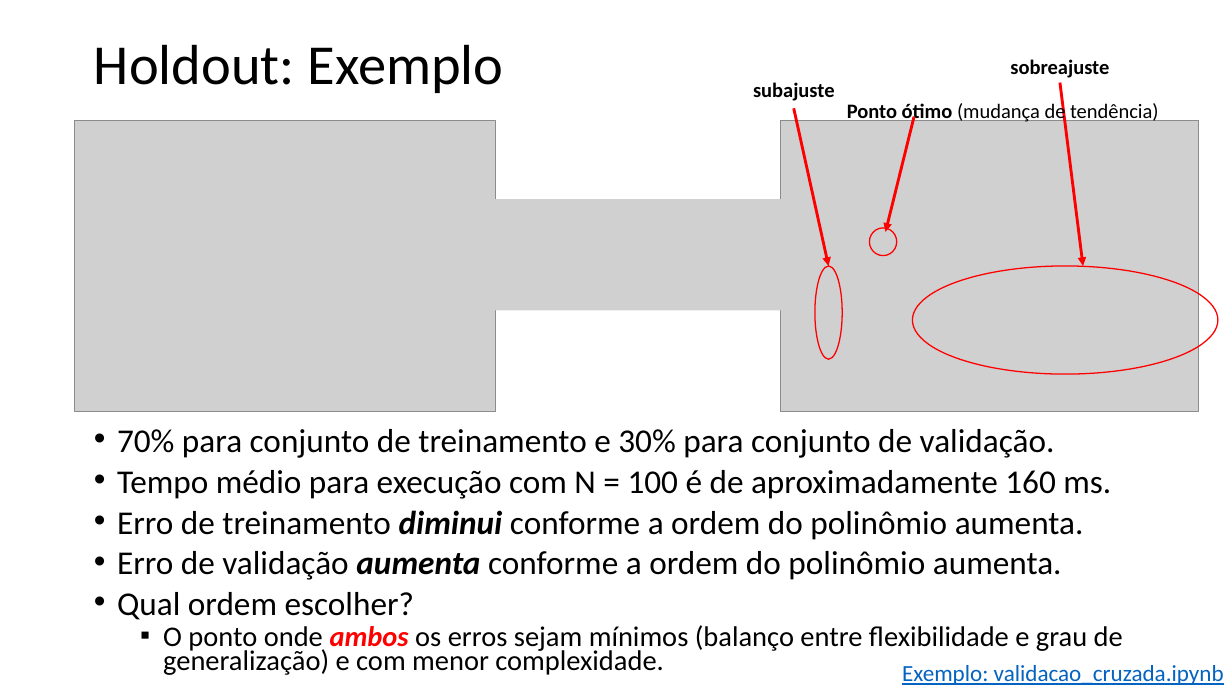
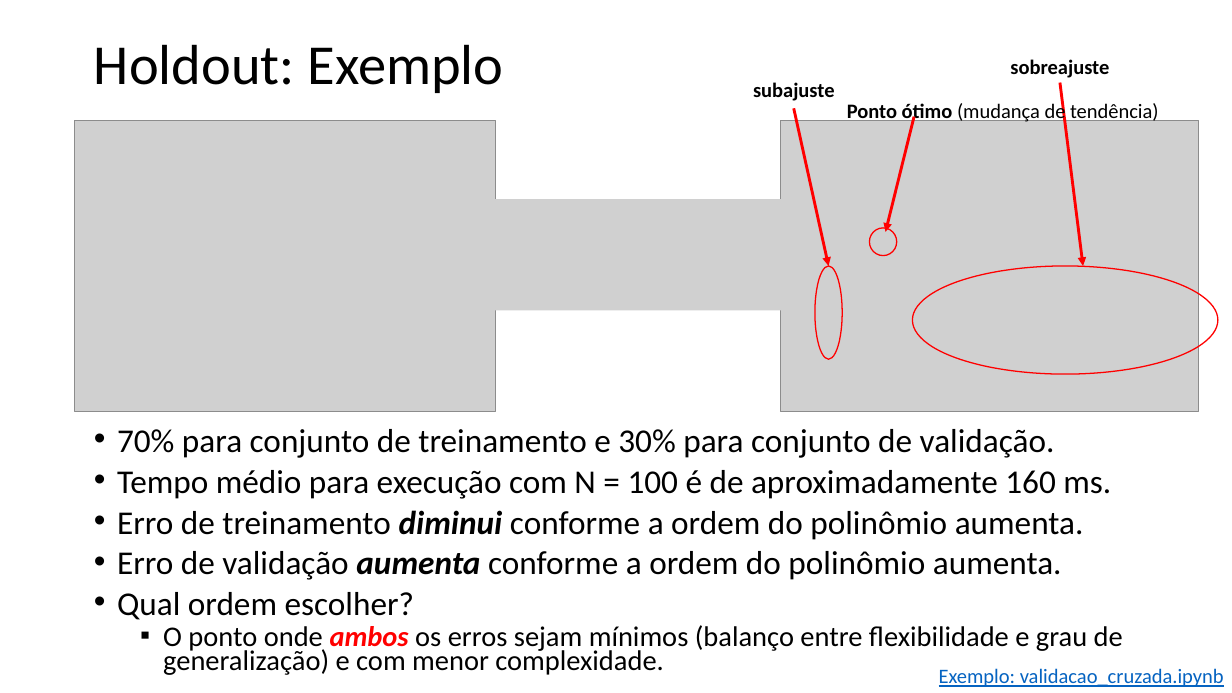
Before and after one commit to zz4fap/t319_aprendizado_de_maquina, a slide deck: slide 5 of slides/T319_Regressão_Linear (Parte V).pptx. Drawn at 1232x693 pixels with LibreOffice and Linux fonts; fonts in the diff are those of the drawing; grey boxes stand for pictures. Boxes give left, top, right and bottom in pixels: in the first picture for what was removed or moved away, otherwise in the second. Text is boxed around its words. In the diff, an @@ line names an element or a change of style, - is before the commit and + after.

```diff
--- a/slides/T319_Regressão_Linear (Parte V).pptx
+++ b/slides/T319_Regressão_Linear (Parte V).pptx
@@ text "Exemplo: validacao_cruzada.ipynb": place and size @@
-text "Exemplo: validacao_cruzada.ipynb" at <box>902,665,1224,685</box>
+text "Exemplo: validacao_cruzada.ipynb" at <box>939,668,1224,687</box>
@@ text "Exemplo: validacao_cruzada.ipynb" at <box>939,668,1224,687</box>: size 18 to 16 pt @@
```
Also in this commit, not shown: 8 other slides changed, 3 other files.
